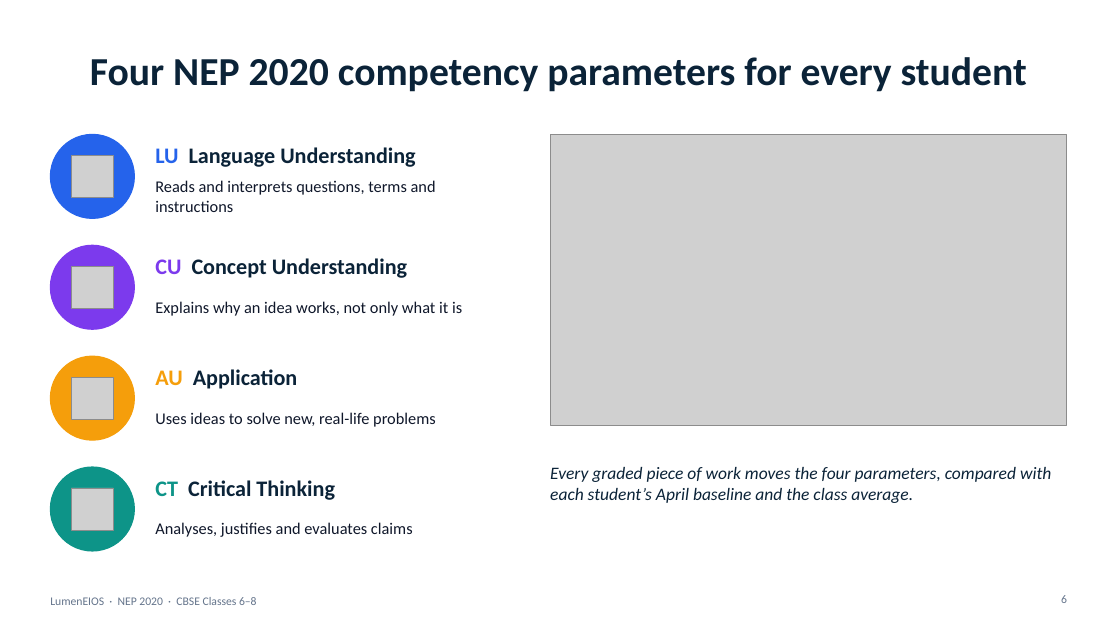
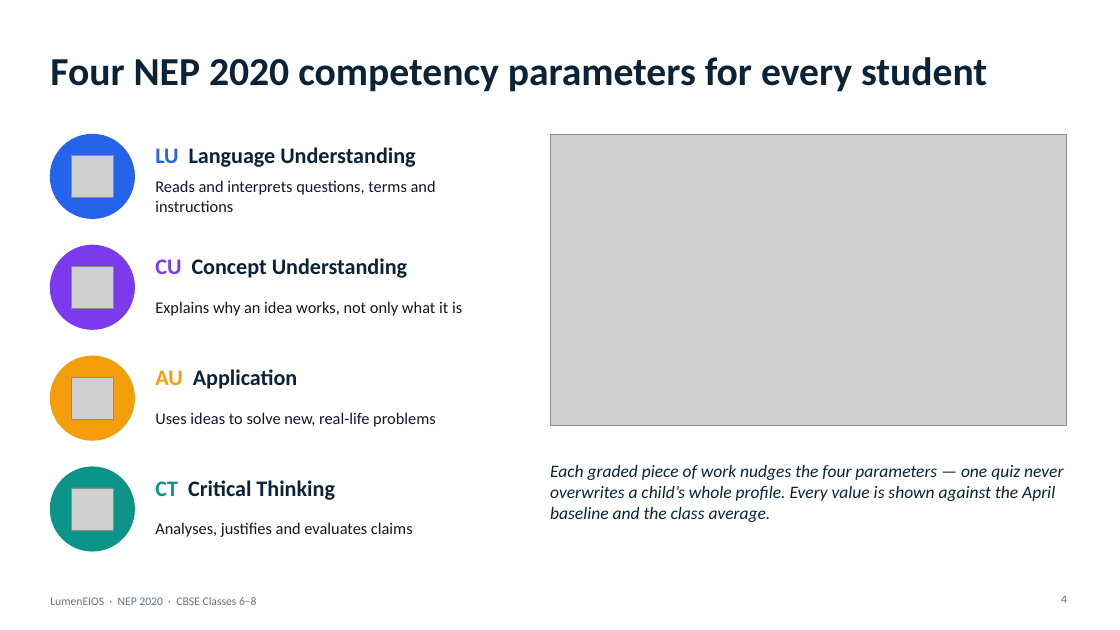
Before and after one commit to Agamjot0123/LumenEIOS, a slide deck: slide 4 of demo/presentation/LumenEIOS_Presentation.pptx (slide 6 before the commit). Drawn at 1120x630 pixels with LibreOffice and Linux fonts; fonts in the diff are those of the drawing; grey boxes stand for pictures. Boxes give left, top, right and bottom in pixels: in the first picture for what was removed or moved away, otherwise in the second. Text is boxed around its words. In the diff, an @@ line names an element or a change of style, - is before the commit and + after.

```diff
--- a/demo/presentation/LumenEIOS_Presentation.pptx
+++ b/demo/presentation/LumenEIOS_Presentation.pptx
@@ title "Four NEP 2020 competency parameters ..." at bbox=[50, 57, 987, 92]: alignment centre to left @@
@@ text at bbox=[550, 465, 1063, 522]: text changed @@
-Every graded piece of work moves the four parameters, compared with each student’s April baseline and the class average.
+Each graded piece of work nudges the four parameters — one quiz never overwrites a child’s whole profile. Every value is shown against the April baseline and the class average.
```
Also in this commit, not shown: 10 other slides changed, 9 slides added, 6 slides removed, 8 other files.
